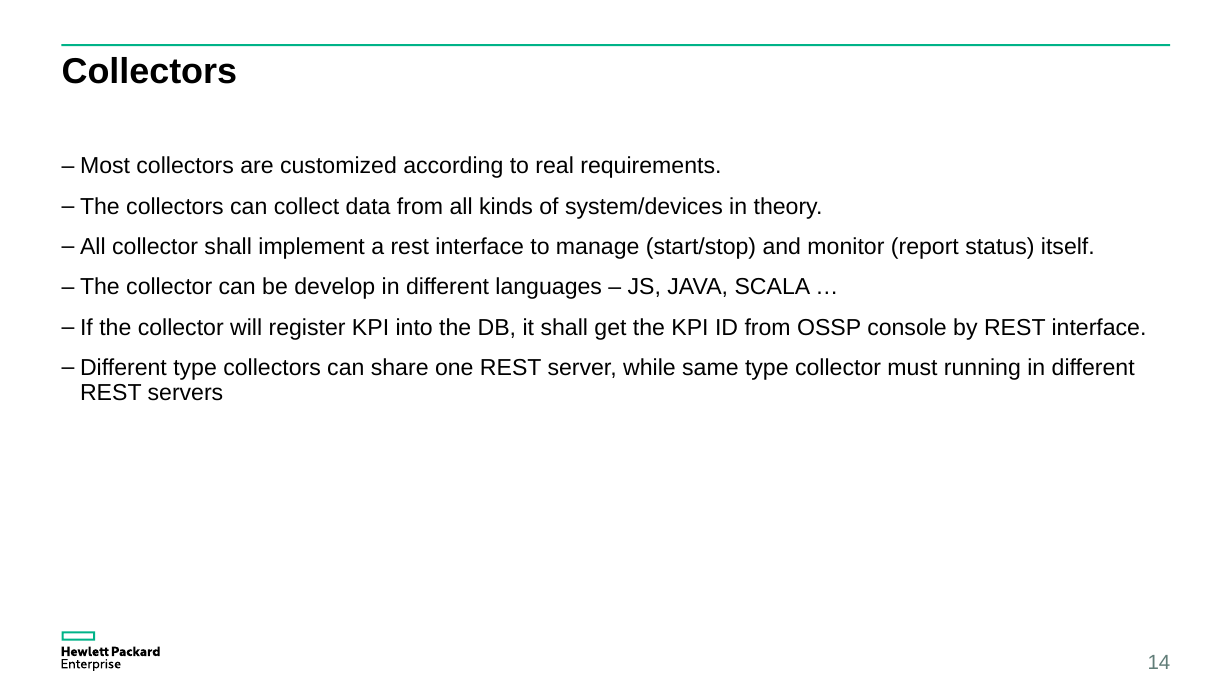
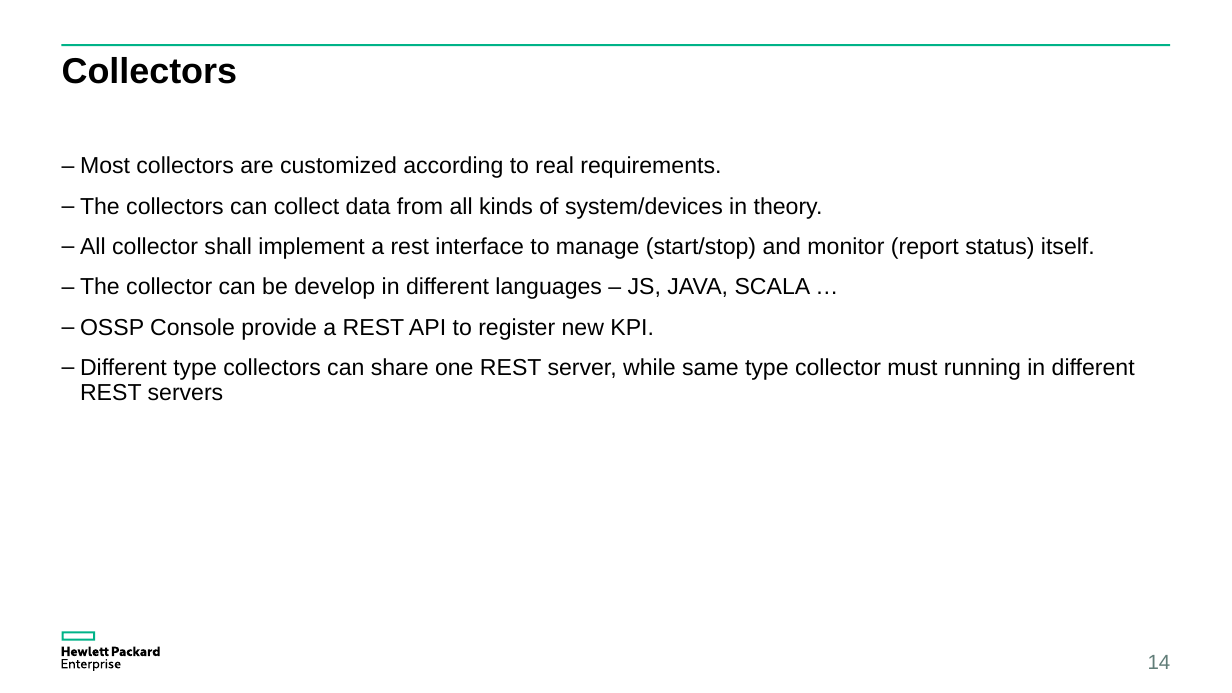
Before and after one commit to yzgang76/MPM, a slide deck: slide 14 of doc/OSSP V2.pptx. Drawn at 1232x693 pixels with LibreOffice and Linux fonts; fonts in the diff are those of the drawing. Boxes give left, top, right and bottom in pixels: in the first picture for what was removed or moved away, otherwise in the second. Text is boxed around its words. In the diff, an @@ line names an element or a change of style, - is before the commit and + after.

Commit message:
ossp

```diff
--- a/doc/OSSP V2.pptx
+++ b/doc/OSSP V2.pptx
@@ text at (x1=80, y1=318, x2=654, y2=340): text changed @@
-– If the collector will register KPI into the DB, it shall get the KPI ID from OSSP console by REST interface.
+– OSSP Console provide a REST API to register new KPI.
```
Also in this commit, not shown: 8 other files.
